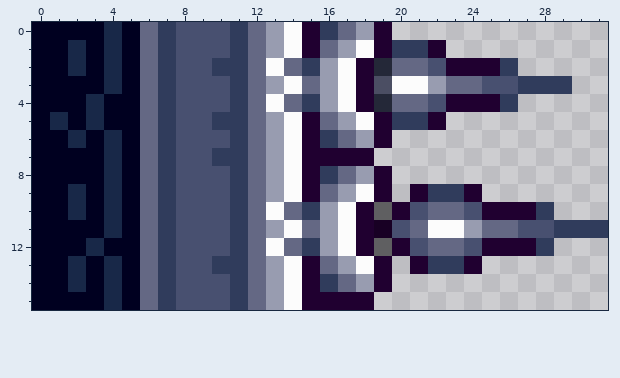
Pixel-art sprite: Build 004.gmx/sprites/images/sprBarriaSpikes_1.png. The picture above is the old version.
The file is 32x16 pixels.
After:
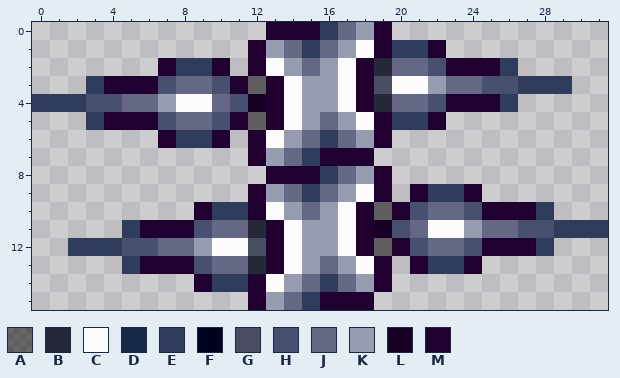
Palette (. is transparent): A #00000080  B #242838  C #fcfcfc  D #182848  E #303c5c  F #000020  G #4b4e63  H #485070  J #646884  K #989cb0  L #180024  M #200030
Changes in this commit:
Changed rows in their new state; - is an unchanged pixel.
first column x 0:
 0 .............MM-
 1 ............M-JE
 2 .......MEEM.M-KJ
 3 ...EMMMHJJ-MAM-K
 4 EEEHHJ-KCCJHLMCK
 5 ...EMMMHJJHMAM-K
 6 .......MEEM.MCKJ
 7 ............M-JE
 8 .............MM-
 9 ............M-JE
10 .........ME-M-KJ
11 .....EMMM-JJBM-K
12 ..EEEHHJJKCCGMCK
13 .....EMMM-JJBM-K
14 .........ME-MCKJ
15 ............M-JE
